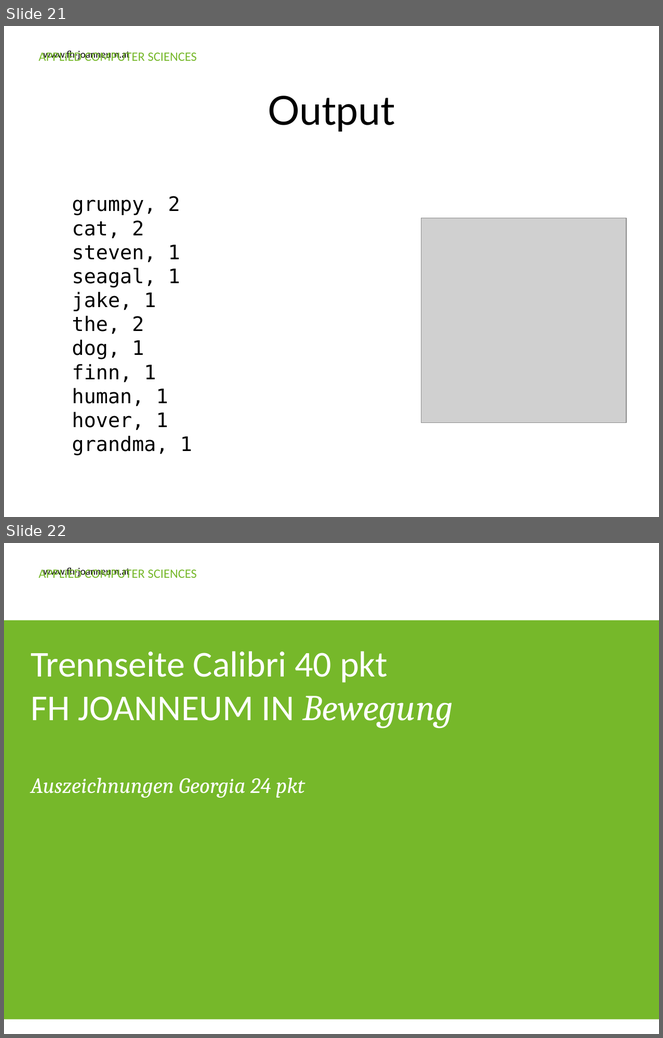
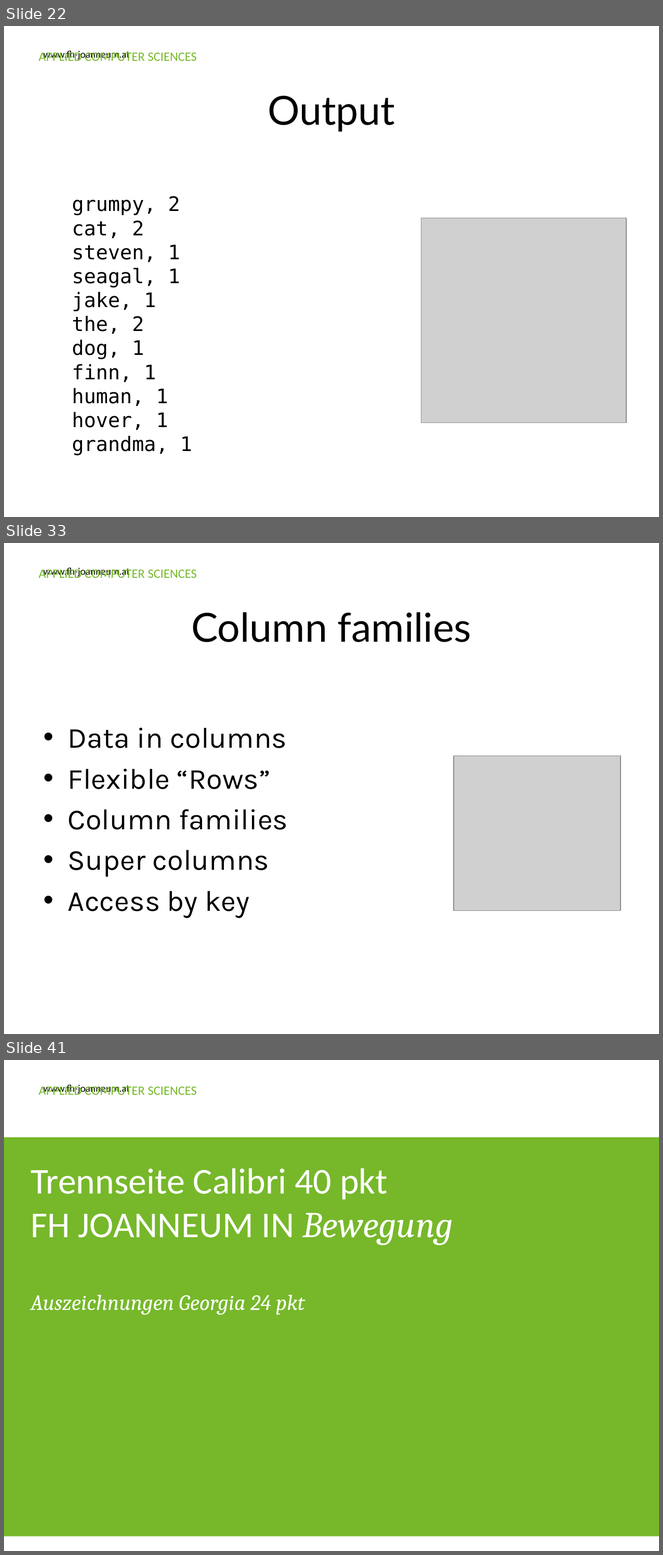
Before and after one commit to Ravenlord/guest-lecture-nosql, a slide deck: Presentation/FHJ_guest_lecture_nosql.pptx. Shown one above the other, each under a label of ours: slides 21 and 22 before the commit, slides 22, 33 and 41 after it; the slides between them are not shown. The pictures are 663x1038 and 663x1555 pixels, drawn with LibreOffice and Linux fonts; fonts in the diff are those of the drawing; grey boxes stand for pictures; background and template pictures are left out. Boxes give left, top, right and bottom in pixels: in the first picture for what was removed or moved away, otherwise in the second. Text is boxed around its words. In the diff, an @@ line names an element or a change of style, - is before the commit and + after.

Commit message:
Added key/value, document and column family slides.

```diff
--- a/Presentation/FHJ_guest_lecture_nosql.pptx
+++ b/Presentation/FHJ_guest_lecture_nosql.pptx
@@ slide 33 added at (x1=4, y1=543, x2=659, y2=1034), background #FFFFFF; not listed: 2 template elements that a slide beside it also shows @@
@@ title added at (x1=191, y1=612, x2=471, y2=642), 44 pt, text #000000 @@
+Column families
@@ text added at (x1=68, y1=728, x2=288, y2=918), 32 pt, text #000000 @@
+• Data in columns
+• Flexible “Rows”
+• Column families
+• Super columns
+• Access by key
@@ picture added at (x1=453, y1=756, x2=621, y2=911) @@
@@ what was slide 21 is now slide 22 @@
@@ what was slide 22 is now slide 41 @@
```
Also in this commit, not shown: 3 slides changed, 18 other slides added.
